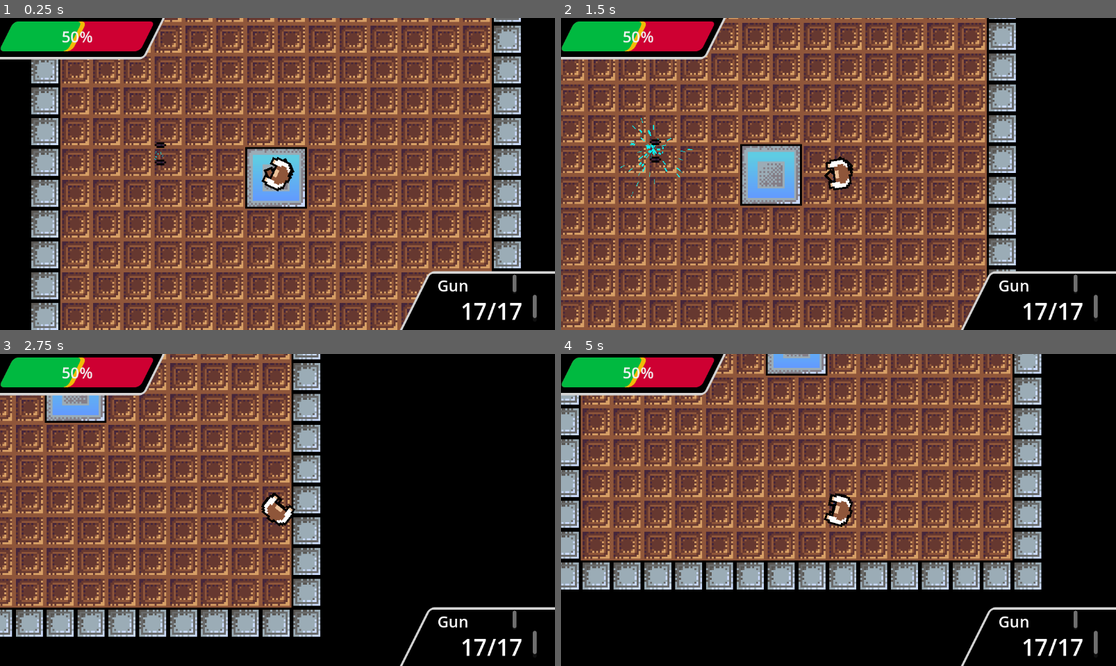
Above: before the commit, frames 1-4 (two rows, left to right).
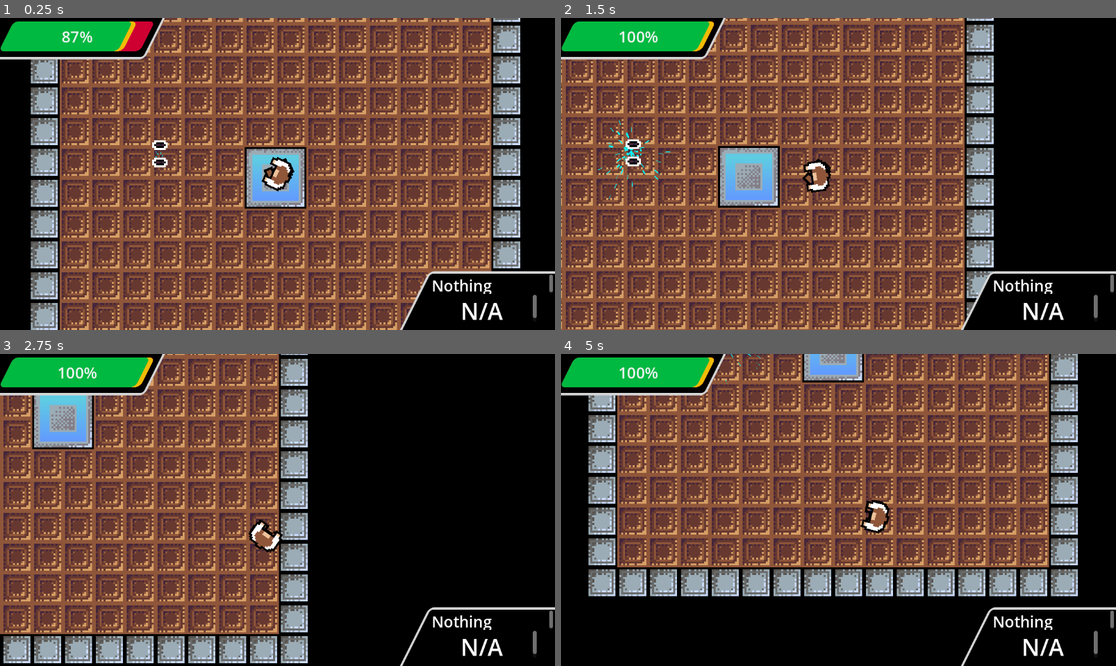
Above: after the commit, the same moments.

Repository: DriftWare07/gdod-jam-25
Game: Godot game, scene res://scenes/main.tscn
Same seed, same stepped clock (60 frames per second), same inputs: the game is played once before the commit and once after it.
Inputs (mouse positions are in pixels of both pictures, inside the frame that each line leads up to):
- Up to frame 1 (0.25 s): no input
- Up to frame 2 (1.5 s): move the mouse to (960, 158) at 0.52 s; press the mouse at (960, 158) at 0.53 s; hold D (right) 0.53-1.28 s; move the mouse to (727, 189) at 1.27 s; release the mouse at (727, 189) at 1.28 s; hold S (down) from 1.28 s (still down); click (727, 189) at 1.35 s
- Up to frame 3 (2.75 s): move the mouse to (333, 441) at 2.02 s; release S (down) at 2.03 s; press the mouse at (333, 441) at 2.03 s; hold D (right) from 2.03 s (still down)
- Up to frame 4 (5 s): move the mouse to (810, 572) at 2.77 s; release D (right) at 2.78 s; release the mouse at (810, 572) at 2.78 s; hold W (up) 2.78-3.53 s; click (810, 572) at 2.85 s; move the mouse to (1005, 556) at 3.52 s; press the mouse at (1005, 556) at 3.53 s; hold A (left) from 3.53 s (still down); move the mouse to (672, 463) at 4.27 s; release the mouse at (672, 463) at 4.28 s; click (672, 463) at 4.35 s

The runs differ from the first frame. In frame 1, 11% of the frame differs, in the area x 5-100%, y 0-100%; in frame 2, 53%, in the area x 0-100%, y 0-100%; in frame 3, 43%; in frame 4, 50%.

Commit message:
Camera Lookahead, soundtrack
added functionality for the audio player for the audio player to increase and decrease audio reverb. it's a nice touch for opening things like menus, but i should probably get back to making important things

Diff:
--- a/gdod-jam-25/assets/weapons/dual_pistols.tres
+++ b/gdod-jam-25/assets/weapons/dual_pistols.tres
@@ -11,7 +11,7 @@
 
 [resource]
 script = ExtResource("1_347rr")
-weapon_name = "Gun"
+weapon_name = "Dual Pistols"
 animation_name = "dual pistols"
 fire_delay = 0.25
 damage = 1
--- a/gdod-jam-25/assets/weapons/machine_gun.tres
+++ b/gdod-jam-25/assets/weapons/machine_gun.tres
@@ -6,7 +6,7 @@
 
 [resource]
 script = ExtResource("1_qx1kx")
-weapon_name = "Gun"
+weapon_name = "Assault Rifle"
 animation_name = "rifle"
 fire_delay = 0.1
 damage = 1
--- a/gdod-jam-25/assets/weapons/pistol.tres
+++ b/gdod-jam-25/assets/weapons/pistol.tres
@@ -12,7 +12,7 @@
 
 [resource]
 script = ExtResource("1_hd2gf")
-weapon_name = "Gun"
+weapon_name = "Pistol"
 animation_name = "pistol"
 fire_delay = 0.5
 damage = 1
--- a/gdod-jam-25/default_bus_layout.tres
+++ b/gdod-jam-25/default_bus_layout.tres
@@ -1,7 +1,32 @@
-[gd_resource type="AudioBusLayout" load_steps=2 format=3 uid="uid://dxexxctuk5hh6"]
+[gd_resource type="AudioBusLayout" load_steps=4 format=3 uid="uid://dxexxctuk5hh6"]
 
 [sub_resource type="AudioEffectSpectrumAnalyzer" id="AudioEffectSpectrumAnalyzer_wyi1p"]
+
+[sub_resource type="AudioEffectReverb" id="AudioEffectReverb_7ckha"]
+resource_name = "Reverb"
+room_size = 0.4
+damping = 0.4
+spread = 0.73
+wet = 0.68
+
+[sub_resource type="AudioEffectSpectrumAnalyzer" id="AudioEffectSpectrumAnalyzer_tx4tt"]
 
 [resource]
 bus/0/effect/0/effect = SubResource("AudioEffectSpectrumAnalyzer_wyi1p")
 bus/0/effect/0/enabled = true
+bus/1/name = &"music"
+bus/1/solo = false
+bus/1/mute = false
+bus/1/bypass_fx = false
+bus/1/volume_db = 0.0
+bus/1/send = &"Master"
+bus/1/effect/0/effect = SubResource("AudioEffectReverb_7ckha")
+bus/1/effect/0/enabled = true
+bus/2/name = &"sfx"
+bus/2/solo = false
+bus/2/mute = false
+bus/2/bypass_fx = false
+bus/2/volume_db = 0.0
+bus/2/send = &"Master"
+bus/2/effect/0/effect = SubResource("AudioEffectSpectrumAnalyzer_tx4tt")
+bus/2/effect/0/enabled = true
--- a/gdod-jam-25/scenes/main.tscn
+++ b/gdod-jam-25/scenes/main.tscn
@@ -1,8 +1,10 @@
-[gd_scene load_steps=7 format=3 uid="uid://bfa5pv2mqfceh"]
+[gd_scene load_steps=11 format=3 uid="uid://bfa5pv2mqfceh"]
 
 [ext_resource type="Texture2D" uid="uid://b5x8vr822pve2" path="res://assets/gdodjam25tiles.png" id="1_rq6ol"]
 [ext_resource type="PackedScene" uid="uid://bxccx43ua8hgq" path="res://scenes/player/player.tscn" id="2_i30qc"]
 [ext_resource type="PackedScene" uid="uid://bxv2wq14mx3ta" path="res://scenes/bullets/weapon_drop.tscn" id="3_6npgh"]
+[ext_resource type="AudioStream" uid="uid://b2gxsq5docajf" path="res://assets/sounds/elevator panic ideaz.mp3" id="4_nadpv"]
+[ext_resource type="Script" path="res://scripts/effect_fader.gd" id="5_jkce5"]
 
 [sub_resource type="TileSetAtlasSource" id="TileSetAtlasSource_jae4e"]
 texture = ExtResource("1_rq6ol")
@@ -26,6 +28,14 @@
 glow_normalized = true
 glow_blend_mode = 0
 
+[sub_resource type="Animation" id="Animation_uqkkl"]
+resource_name = "reverb in"
+
+[sub_resource type="AnimationLibrary" id="AnimationLibrary_kl2nk"]
+_data = {
+"reverb in": SubResource("Animation_uqkkl")
+}
+
 [node name="main" type="Node2D"]
 
 [node name="TileMap" type="TileMap" parent="."]
@@ -41,3 +51,14 @@
 
 [node name="WeaponDrop" parent="." instance=ExtResource("3_6npgh")]
 position = Vector2(67, 115)
+
+[node name="AudioStreamPlayer" type="AudioStreamPlayer" parent="."]
+stream = ExtResource("4_nadpv")
+autoplay = true
+bus = &"music"
+script = ExtResource("5_jkce5")
+
+[node name="AnimationPlayer" type="AnimationPlayer" parent="AudioStreamPlayer"]
+libraries = {
+"": SubResource("AnimationLibrary_kl2nk")
+}
--- /dev/null
+++ b/gdod-jam-25/scenes/player/hud.gd
@@ -0,0 +1,23 @@
+extends Control
+
+
+
+@onready var main = $"../.."
+@onready var hpbar = $healthPanel/healthbar
+
+@onready var gunLabel = $weaponPanel/gun
+@onready var ammoLabel = $weaponPanel/ammo
+
+@export var hp : Health_Component
+
+
+
+func _process(delta: float) -> void:
+	if main.weapon == null:
+		gunLabel.text = "Nothing"
+		ammoLabel.text = "N/A"
+	else:
+		gunLabel.text = main.weapon.weapon_name
+		ammoLabel.text = str(main.ammo)+"/"+str(main.weapon.max_ammo)
+
+	hpbar.value = lerp(hpbar.value, hp.health+1, delta*5)
--- a/gdod-jam-25/scenes/player/player.gd
+++ b/gdod-jam-25/scenes/player/player.gd
@@ -23,7 +23,9 @@
 	leg_sprite.rotation = lerp_angle(leg_sprite.rotation, body_sprite.rotation, delta*5)
 	update_weapons()
 
-
+	var conv = Vector2i(get_viewport().get_mouse_position().x, get_viewport().get_mouse_position().y)
+	var mouse_offset = (conv - get_viewport().size / 2)
+	$Camera2D.position = $Camera2D.position.lerp( mouse_offset/5, delta)
 
 func _physics_process(delta: float) -> void:
 	# Add the gravity.
@@ -55,6 +57,7 @@
 		var sstream = AudioStreamPlayer.new()
 		add_child(sstream)
 		sstream.stream = weapon.sound
+		sstream.bus = AudioServer.get_bus_name(2)
 		sstream.play()
 		sstream.finished.connect(sstream.queue_free)
 
--- a/gdod-jam-25/scenes/player/player.tscn
+++ b/gdod-jam-25/scenes/player/player.tscn
@@ -10,13 +10,16 @@
 [ext_resource type="Script" path="res://addons/shaker/data/Vector2/ShakerPreset2D.gd" id="6_6w8ue"]
 [ext_resource type="Script" path="res://addons/shaker/data/Vector2/ShakerTypeAudioBus2D.gd" id="7_c1xko"]
 [ext_resource type="Theme" uid="uid://2bek0awd3xii" path="res://assets/main_theme.tres" id="10_owkt0"]
+[ext_resource type="Script" path="res://scenes/player/hud.gd" id="11_pllkt"]
+[ext_resource type="Script" path="res://scripts/healthcomponent.gd" id="12_2nf2k"]
+[ext_resource type="Script" path="res://scripts/hitbox.gd" id="13_3k6dn"]
 
 [sub_resource type="CircleShape2D" id="CircleShape2D_dwp0u"]
 radius = 7.07107
 
 [sub_resource type="Resource" id="Resource_6gcn8"]
 script = ExtResource("7_c1xko")
-bus_name = "Master"
+bus_name = "sfx"
 min_frequence = Vector2(20, 20)
 max_frequence = Vector2(20000, 20000)
 amplitude = Vector2(10, 10)
@@ -36,6 +39,9 @@
 ScaleShake = Array[ExtResource("3_t0gkm")]([])
 bake_internal = 64
 __follow_timeline = false
+
+[sub_resource type="CircleShape2D" id="CircleShape2D_4ckqc"]
+radius = 8.90608
 
 [node name="player" type="CharacterBody2D"]
 position = Vector2(0.0949757, 0.137363)
@@ -90,7 +96,7 @@
 
 [node name="CanvasLayer" type="CanvasLayer" parent="."]
 
-[node name="Control" type="Control" parent="CanvasLayer"]
+[node name="Control" type="Control" parent="CanvasLayer" node_paths=PackedStringArray("hp")]
 layout_mode = 3
 anchors_preset = 15
 anchor_right = 1.0
@@ -98,6 +104,8 @@
 grow_horizontal = 2
 grow_vertical = 2
 theme = ExtResource("10_owkt0")
+script = ExtResource("11_pllkt")
+hp = NodePath("../../Health_Component")
 
 [node name="weaponPanel" type="Panel" parent="CanvasLayer/Control"]
 layout_mode = 1
@@ -115,13 +123,13 @@
 
 [node name="gun" type="RichTextLabel" parent="CanvasLayer/Control/weaponPanel"]
 layout_mode = 0
-offset_left = 50.0
+offset_left = 38.0
 offset_top = 7.0
-offset_right = 214.0
+offset_right = 290.0
 offset_bottom = 47.0
-text = "Gun"
+text = "Dual Pistols"
 
-[node name="RichTextLabel" type="RichTextLabel" parent="CanvasLayer/Control/weaponPanel"]
+[node name="ammo" type="RichTextLabel" parent="CanvasLayer/Control/weaponPanel"]
 layout_mode = 0
 offset_left = 98.0
 offset_top = 49.0
@@ -145,4 +153,16 @@
 offset_bottom = 77.0
 value = 50.0
 
+[node name="Health_Component" type="Node" parent="." node_paths=PackedStringArray("host")]
+script = ExtResource("12_2nf2k")
+host = NodePath("..")
+
+[node name="hitbox" type="Area2D" parent="." node_paths=PackedStringArray("health_component")]
+script = ExtResource("13_3k6dn")
+health_component = NodePath("../Health_Component")
+
+[node name="CollisionShape2D" type="CollisionShape2D" parent="hitbox"]
+shape = SubResource("CircleShape2D_4ckqc")
+debug_color = Color(0.739454, 0, 0.0252916, 0.42)
+
 [connection signal="timeout" from="firetimer" to="." method="_on_firetimer_timeout"]
--- /dev/null
+++ b/gdod-jam-25/scripts/effect_fader.gd
@@ -0,0 +1,26 @@
+extends AudioStreamPlayer
+
+@export var room_size_max = 0.5
+var room_size = room_size_max
+
+var reverb
+# Called when the node enters the scene tree for the first time.
+func _ready() -> void:
+	reverb = AudioServer.get_bus_effect(1,0)
+
+func _process(delta: float) -> void:
+	reverb.room_size = room_size
+	reverb.damping = room_size
+
+
+
+
+func reduce_reverb():
+	var tween = get_tree().create_tween()
+	tween.set_ease(Tween.EASE_IN)
+	tween.tween_property(self,"room_size", 0, 1.5)
+
+func increase_reverb():
+	var tween = get_tree().create_tween()
+	tween.set_ease(Tween.EASE_IN)
+	tween.tween_property(self,"room_size", room_size_max, 1.5)
--- /dev/null
+++ b/gdod-jam-25/scripts/healthcomponent.gd
@@ -0,0 +1,42 @@
+extends Node
+class_name Health_Component
+
+signal damaged
+signal health_changed
+signal dead
+
+@export var host : Node
+@export var delete_host_on_death = true
+
+
+@export var max_health = 100.0
+@export var health = 100.0
+@export var iframes = 0.4
+
+
+
+@export var reload_scene_on_death = false
+@export var go_to_scene_on_death : PackedScene
+
+var invframes = 0
+
+
+func _process(delta: float) -> void:
+	invframes -= delta
+
+
+func damage(dmg):
+	if invframes > 0: return
+
+
+
+	invframes = iframes
+	health -= dmg
+	damaged.emit()
+	health_changed.emit()
+
+	if  health < 1:
+		if reload_scene_on_death: get_tree().reload_current_scene()
+		if go_to_scene_on_death != null: get_tree().change_scene_to_packed(go_to_scene_on_death)
+		if delete_host_on_death: host.queue_free()
+		dead.emit()
--- /dev/null
+++ b/gdod-jam-25/scripts/hitbox.gd
@@ -0,0 +1,9 @@
+extends Area2D
+class_name hitbox
+
+@export var health_component : Health_Component
+
+func damage(dmg):
+	if health_component == null: return
+
+	health_component.damage(dmg)
Binary file changed: gdod-jam-25/assets/gdodjam25_weapons.png
Not shown, added: gdod-jam-25/assets/sounds/elevator panic ideaz.mp3.import
Not shown: 1 places in gdod-jam-25/scenes/player/player.tscn that only renumber resources
Not shown, added: gdod-jam-25/assets/sounds/elevator panic ideaz.mp3
